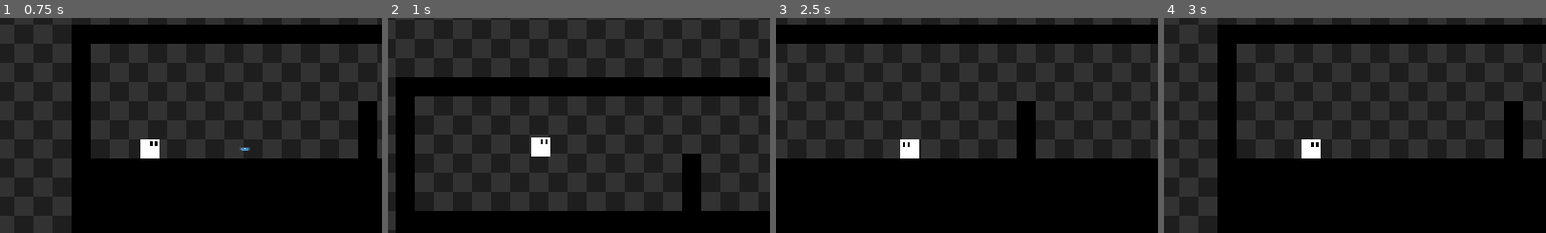
Above: before the commit, frames 1-4 (left to right).
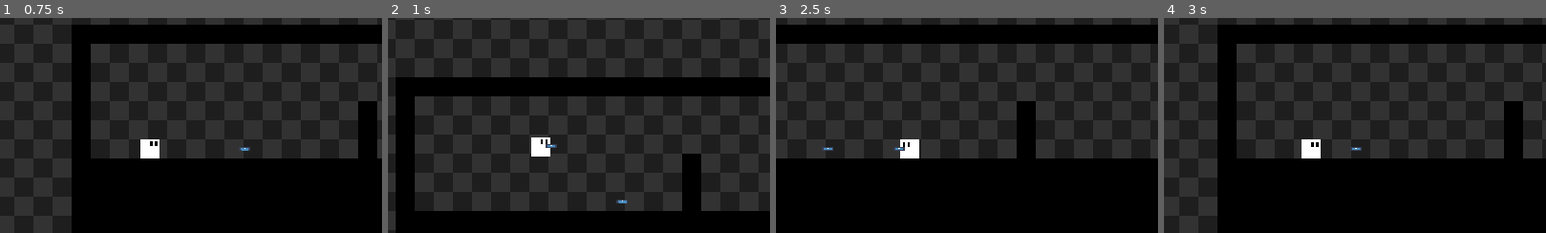
Above: after the commit, the same moments.

Repository: POtOSoftware/Project-Poop-Shit
Game: Godot game, scene res://Levels/dev.tscn
Two runs of this game, one before a commit and one after it. Both use one fixed random seed, a clock stepped at 60 frames per second and the inputs below. The engine's default icon, where the game draws it, is replaced by a stand-in: a white triangle on a blue panel in a dark square.
Inputs:
- Up to frame 1 (0.75 s): tap Enter at 0.5 s; hold Right (move_right) from 0.53 s (still down); hold Ctrl (fire) from 0.53 s (still down)
- Up to frame 2 (1 s): keep holding Right (move_right); keep holding Ctrl (fire); tap Up (jump) at 0.77 s
- Up to frame 3 (2.5 s): release Ctrl (fire) at 1.28 s; tap Ctrl (fire) at 1.35 s; tap Up (jump) at 1.52 s; release Right (move_right) at 2.03 s; hold Left (move_left) from 2.03 s (still down); hold Ctrl (fire) from 2.03 s (still down)
- Up to frame 4 (3 s): release Left (move_left) at 2.78 s; release Ctrl (fire) at 2.78 s; hold Right (move_right) from 2.78 s (still down); tap Ctrl (fire) at 2.85 s
The pictures show only the part of the screen within x 31-81%, y 20-70%; the shares and areas given below are measured in that part.

Frame 1 is identical in both runs. In frame 2, 0.1% of the frame differs, in the area x 41-63%, y 58-87%; in frame 3, 0.1%, in the area x 12-34%, y 60-62%; in frame 4, less than 0.1%.

Commit message:
Changed the gun script a bit

Diff:
--- a/Assets/Gun/Gun.gd
+++ b/Assets/Gun/Gun.gd
@@ -2,10 +2,10 @@
 
 export var bullet_speed : int = 750
 export var ammo : int = 1000
-export(String, "pistol", "smg", "assault_rifle", "death_lazer") var current_weapon = "pistol"
+#export(String, "pistol", "smg", "assault_rifle", "death_lazer") var current_weapon = "pistol"
 
+var current_weapon
 var can_fire = true
-var weapon_list = []
 var damage = 0
 
 var weapons = {
@@ -35,7 +35,7 @@
 }
 
 func fire():
-	if ammo > 0:
+	if ammo > 0 and can_fire:
 		damage = weapons[current_weapon].damage
 		create_bullet(weapons[current_weapon].num_projectiles)
 		ammo -= 1
--- a/Enemies/YellowGuy.gd
+++ b/Enemies/YellowGuy.gd
@@ -2,6 +2,7 @@
 
 export var health : int = 20
 export var ai_enabled : bool = true
+export(String, "pistol", "smg", "assault_rifle", "death_lazer") var current_weapon = "pistol"
 
 var player_detected : bool = false
 var is_dead : bool = false
@@ -12,11 +13,16 @@
 
 onready var collision = $CollisionShape2D
 onready var detection_ray = $DetectionRay
+onready var gun = $Gun
+
+func _ready():
+	gun.current_weapon = current_weapon
 
 func die():
 	is_dead = true
 	ai_enabled = false
 	collision.disabled = true
+	modulate = Color(0,0,0,1)
 
 	#var blood_instance = blood.instance()
 	#get_tree().current_scene.add_child(blood_instance)
@@ -36,4 +42,4 @@
 
 func update_ai():
 	if detection_ray.get_collider() == Global.player:
-		$Gun.fire()
+		gun.fire()
--- a/Levels/dev.tscn
+++ b/Levels/dev.tscn
@@ -58,35 +58,36 @@
 tile_set = SubResource( 4 )
 cell_size = Vector2( 16, 16 )
 format = 1
-tile_data = PoolIntArray( 589823, 0, 0, 524288, 0, 0, 524289 …(5119 unchanged characters)… , 0, 1376283, 0, 0, 1376284, 0, 0, 1376335, 0, 0, 1507327, 0, 0, 1441792, 0, 0, 1441793, 0, 0, 1441794, 0, 0, 1441795, 0, 0, 1441796, 0, 0, 1441797, 0, 0, 1441798, 0, 0, 1441799, 0, 0, 1441800, 0, 0, 1441801, 0, 0, 1441802, 0, 0, 1441803, 0, 0, 1441804, 0, 0, 1441805, 0, 0, 1441806, 0, 0, 1441807, 0, 0, 1441808, 0, 0, 1441809, 0, 0, 1441810, 0, 0, 1441811, 0, 0, 1441812, 0, 0, 1441813, 0, 0, 1441814, 0, 0, 1441815, 0, 0, 1441816, 0, 0, 1441817, 0, 0, 1441818, 0, 0, 1441819, 0, 0, 1441820, 0, 0, 1441821, 0, 0, 1441871, 0, 0, 1572863, 0, 0, 15 …(1198 unchanged characters)…
+tile_data = PoolIntArray( 589823, 0, 0, 524288, 0, 0, 524289 …(5119 unchanged characters)… , 0, 1376283, 0, 0, 1376284, 0, 0, 1376303, 0, 0, 1376335, 0, 0, 1507327, 0, 0, 1441792, 0, 0, 1441793, 0, 0, 1441794, 0, 0, 1441795, 0, 0, 1441796, 0, 0, 1441797, 0, 0, 1441798, 0, 0, 1441799, 0, 0, 1441800, 0, 0, 1441801, 0, 0, 1441802, 0, 0, 1441803, 0, 0, 1441804, 0, 0, 1441805, 0, 0, 1441806, 0, 0, 1441807, 0, 0, 1441808, 0, 0, 1441809, 0, 0, 1441810, 0, 0, 1441811, 0, 0, 1441812, 0, 0, 1441813, 0, 0, 1441814, 0, 0, 1441815, 0, 0, 1441816, 0, 0, 1441817, 0, 0, 1441818, 0, 0, 1441819, 0, 0, 1441820, 0, 0, 1441821, 0, 0, 1441839, 0, 0, 1441871, 0, 0, 1572863, 0, 0, 15 …(1198 unchanged characters)…
 
 [node name="YellowGuy" parent="." instance=ExtResource( 4 )]
 position = Vector2( 360, 232 )
-
-[node name="Gun" parent="YellowGuy" index="3"]
-current_weapon = "smg"
 
 [node name="Enemies" type="Node2D" parent="."]
 position = Vector2( 560, 352 )
 
 [node name="YellowGuy" parent="Enemies" instance=ExtResource( 4 )]
 position = Vector2( 24, 8 )
+current_weapon = "smg"
 
 [node name="YellowGuy2" parent="Enemies" instance=ExtResource( 4 )]
-position = Vector2( 72, 8 )
+position = Vector2( 88, 8 )
+current_weapon = "smg"
 
 [node name="YellowGuy3" parent="Enemies" instance=ExtResource( 4 )]
-position = Vector2( 120, 8 )
+position = Vector2( 152, 8 )
+current_weapon = "smg"
 
 [node name="YellowGuy4" parent="Enemies" instance=ExtResource( 4 )]
-position = Vector2( 168, 8 )
+position = Vector2( 248, 8 )
+current_weapon = "smg"
 
 [node name="YellowGuy5" parent="Enemies" instance=ExtResource( 4 )]
-position = Vector2( 216, 8 )
+position = Vector2( 312, 8 )
+current_weapon = "smg"
 
 [node name="Player" parent="." instance=ExtResource( 2 )]
 position = Vector2( 24, 232 )
+current_weapon = "assault_rifle"
 max_jump_height = 75
 max_acceleration = 1750
-
-[editable path="YellowGuy"]
--- a/Player/Player.gd
+++ b/Player/Player.gd
@@ -5,6 +5,7 @@
 # Game-specific vars
 export var health : int = 100
 export var can_move : bool = true
+export(String, "pistol", "smg", "assault_rifle", "death_lazer") var current_weapon = "pistol"
 
 var can_die : bool = true
 
@@ -67,8 +68,10 @@
 
 func _ready():
 	Global.player = self
-	Global.player_gun = $Gun
+	Global.player_gun = gun
 	Input.set_mouse_mode(Input.MOUSE_MODE_HIDDEN)
+
+	gun.current_weapon = current_weapon
 
 	add_child(coyote_timer)
 	coyote_timer.wait_time = coyote_time
@@ -138,7 +141,7 @@
 	if Input.is_action_just_released("jump"):
 		holding_jump = false
 
-	if Input.is_action_pressed("fire") and gun.can_fire:
+	if Input.is_action_pressed("fire"):
 		Global.player_gun.fire()
 
 
